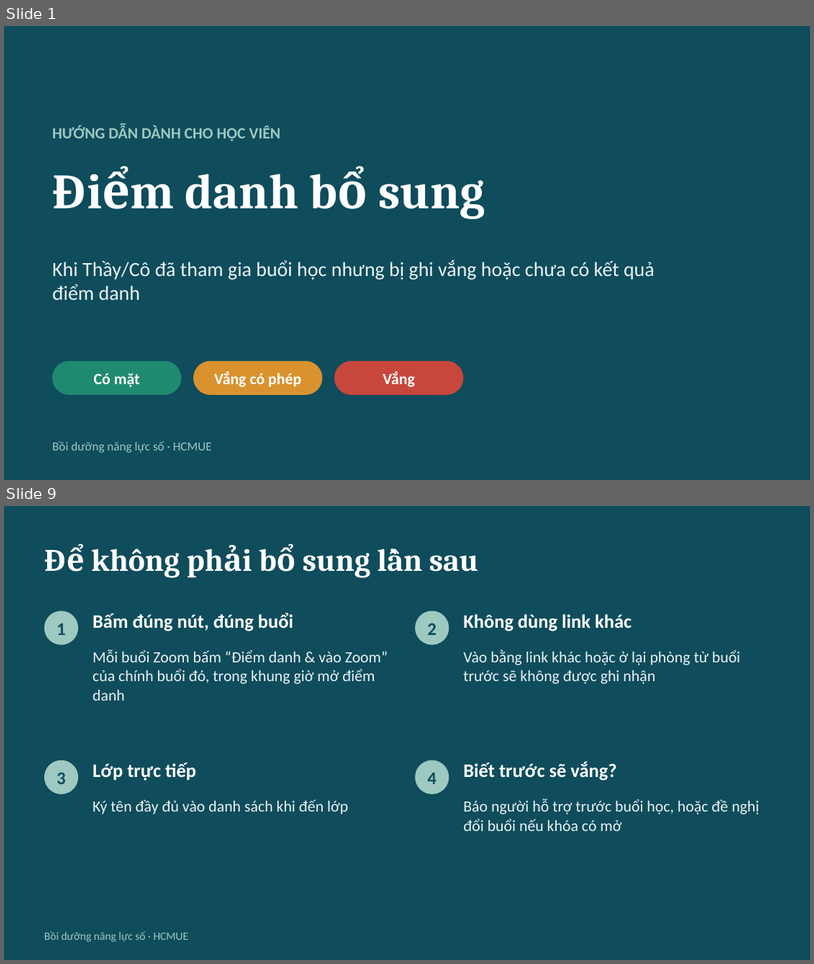
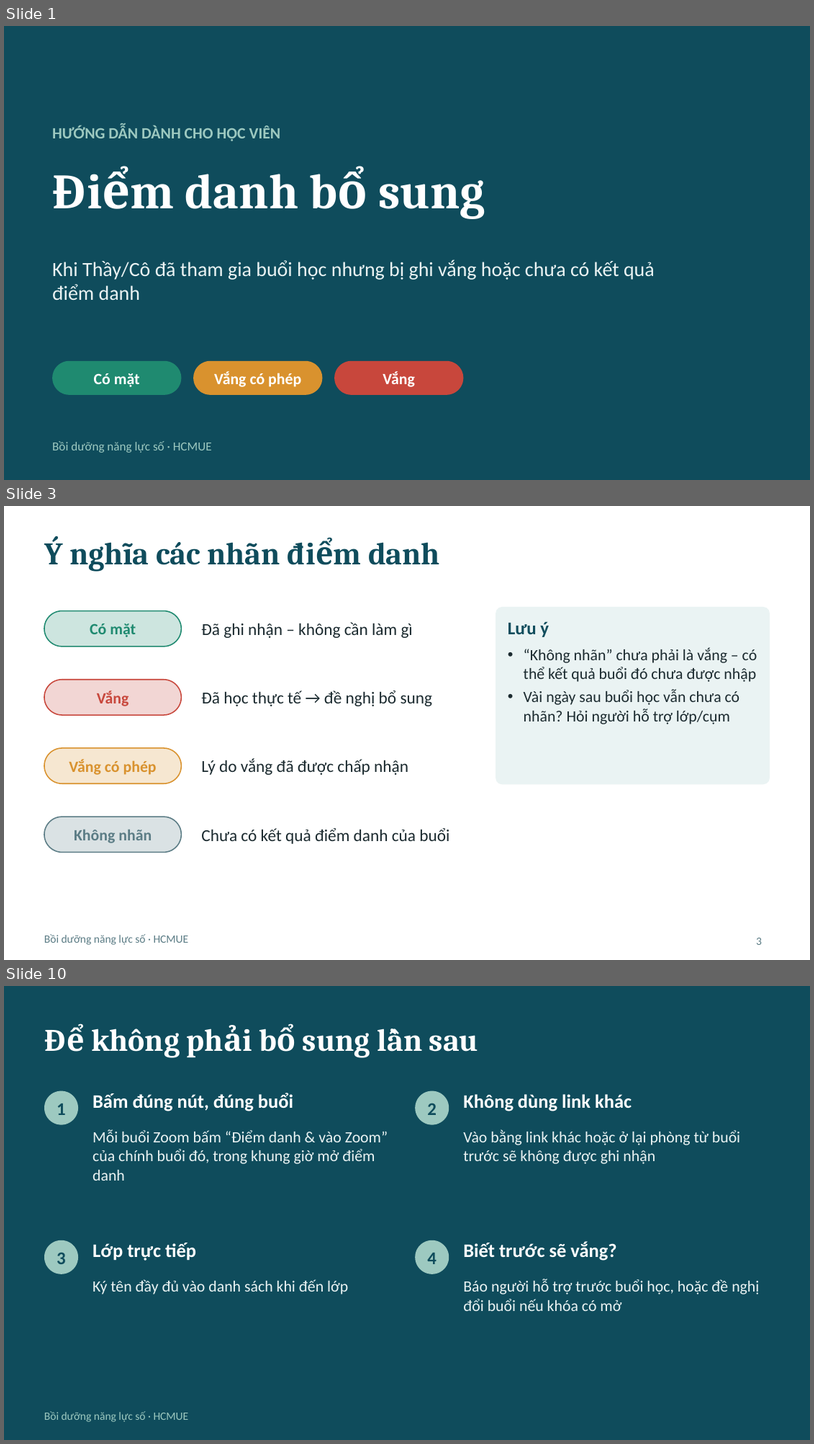
Before and after one commit to thienvo2111/thong-tin-hoc-vien, a slide deck: docs/huong-dan-diem-danh-bo-sung-hoc-vien.pptx. Shown one above the other, each under a label of ours: slides 1 and 9 before the commit, slides 1, 3 and 10 after it; the slides between them are not shown. The pictures are 814x964 and 814x1444 pixels, drawn with LibreOffice and Linux fonts; fonts in the diff are those of the drawing. Boxes give left, top, right and bottom in pixels: in the first picture for what was removed or moved away, otherwise in the second. Text is boxed around its words. In the diff, an @@ line names an element or a change of style, - is before the commit and + after.

```diff
--- a/docs/huong-dan-diem-danh-bo-sung-hoc-vien.pptx
+++ b/docs/huong-dan-diem-danh-bo-sung-hoc-vien.pptx
@@ slide 3 added at (4,506,810,960), background #FFFFFF @@
@@ title added at (44,536,440,572), 28 pt, text #0F4C5C, bold @@
+Ý nghĩa các nhãn điểm danh
@@ rounded rectangle added at (44,611,181,646), fill #1F8A70 at 22% opacity, outline #1F8A70 1 pt @@
@@ rounded rectangle added at (496,607,770,784), fill #EAF3F3 @@
@@ text added at (90,623,136,637), 14 pt, text #1F8A70, bold @@
+Có mặt
@@ text added at (201,622,413,638), 15 pt, text #1B2A2F @@
+Đã ghi nhận – không cần làm gì
@@ text added at (508,622,758,724), 14 pt, text #1B2A2F @@
+Lưu ý
+• “Không nhãn” chưa phải là vắng – có thể kết quả buổi đó chưa được nhập
+• Vài ngày sau buổi học vẫn chưa có nhãn? Hỏi người hỗ trợ lớp/cụm
@@ rounded rectangle added at (44,680,181,715), fill #C8473C at 22% opacity, outline #C8473C 1 pt @@
@@ text added at (97,690,129,706), 14 pt, text #C8473C, bold @@
+Vắng
@@ text added at (201,690,433,706), 15 pt, text #1B2A2F @@
+Đã học thực tế → đề nghị bổ sung
@@ rounded rectangle added at (44,748,181,783), fill #D9922E at 22% opacity, outline #D9922E 1 pt @@
@@ text added at (69,759,157,775), 14 pt, text #D9922E, bold @@
+Vắng có phép
@@ text added at (201,758,409,775), 15 pt, text #1B2A2F @@
+Lý do vắng đã được chấp nhận
@@ rounded rectangle added at (44,816,181,852), fill #5B7C85 at 22% opacity, outline #5B7C85 1 pt @@
@@ text added at (74,829,152,843), 14 pt, text #5B7C85, bold @@
+Không nhãn
@@ text added at (201,828,450,844), 15 pt, text #1B2A2F @@
+Chưa có kết quả điểm danh của buổi
@@ text added at (44,934,189,944), 10 pt, text #5B7C85 @@
+Bồi dưỡng năng lực số · HCMUE
@@ page number added at (756,937,762,944), 10 pt, text #5B7C85 @@
+3
@@ what was slide 9 is now slide 10 @@
```
Also in this commit, not shown: 5 slides changed, 2 other slides added, 2 slides removed, 1 other file.
